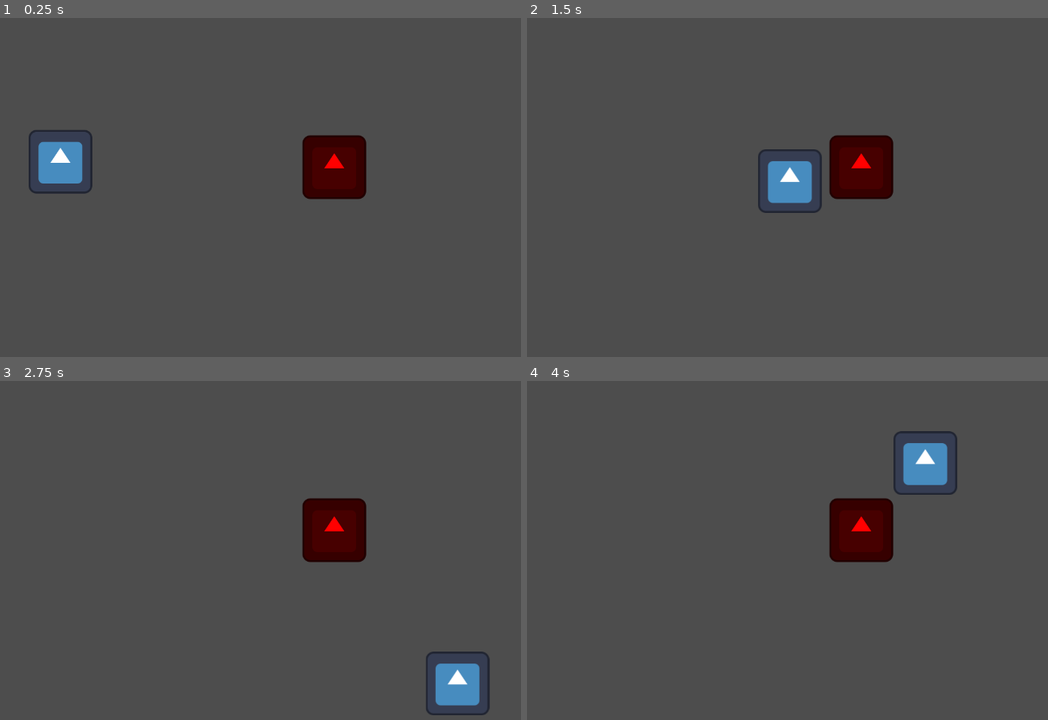
Above: before the commit, frames 1-4 (two rows, left to right).
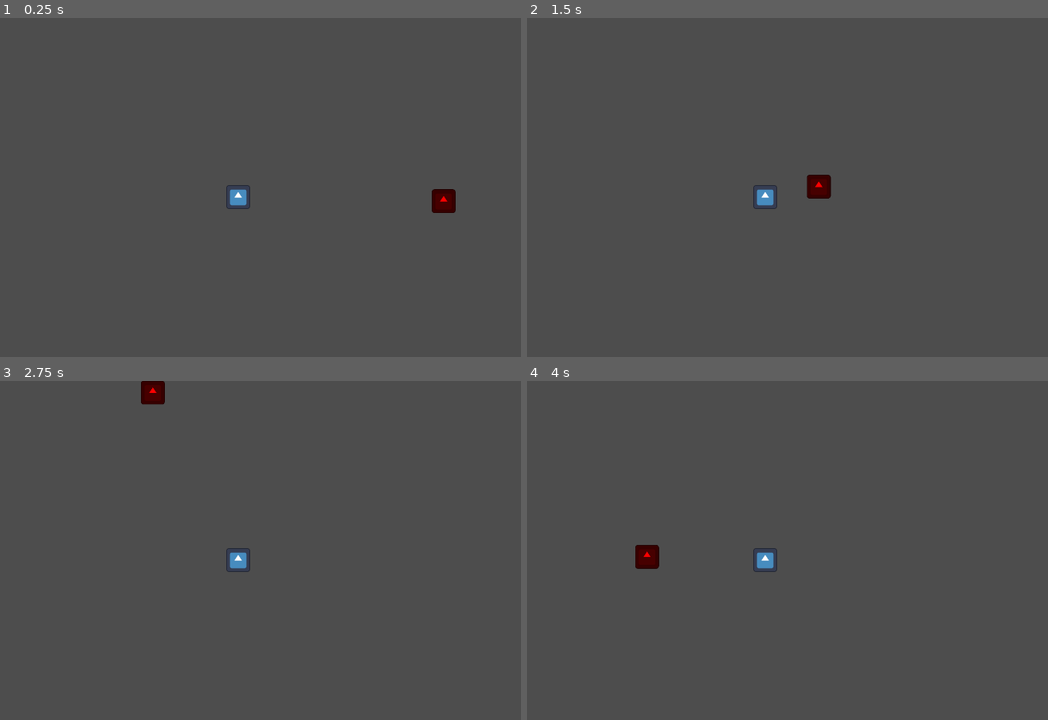
Above: after the commit, the same moments.

Repository: squiffel/slushie-defense
Game: Godot game, scene res://Levels/Level1.tscn
The game is run twice, just before and just after one commit, with the same random seed, the same clock (stepped at 60 frames per second) and the same inputs. The engine's default icon, where the game draws it, is replaced by a stand-in: a white triangle on a blue panel in a dark square.
Inputs:
- Up to frame 1 (0.25 s): no input
- Up to frame 2 (1.5 s): tap Enter at 0.5 s; hold Right (ui_right) 0.53-1.28 s; hold Down (ui_down) from 1.28 s (still down)
- Up to frame 3 (2.75 s): release Down (ui_down) at 2.03 s; hold Right (ui_right) from 2.03 s (still down)
- Up to frame 4 (4 s): release Right (ui_right) at 2.78 s; hold Up (ui_up) 2.78-3.53 s; hold Left (ui_left) from 3.53 s (still down)

The runs differ from the first frame. In frame 1, 4.2% of the frame differs, in the area x 5-88%, y 33-58%; in frame 2, 3.9%; in frame 3, 4.2%; in frame 4, 4.2%, in the area x 20-83%, y 14-57%.

Commit message:
Camera follows player

Diff:
--- /dev/null
+++ b/Autoload/Main.gd
@@ -0,0 +1,16 @@
+extends Node
+
+signal signal_add_player(player_node) # How we find the player
+
+var player_node : CharacterBody2D = null
+
+# Called when the node enters the scene tree for the first time.
+func _ready():
+	signal_add_player.connect(_on_signal_add_player)
+
+# Called every frame. 'delta' is the elapsed time since the previous frame.
+func _process(delta):
+	pass
+
+func _on_signal_add_player(pass_player_node):
+	player_node = pass_player_node
--- /dev/null
+++ b/Camera/Camera.gd
@@ -0,0 +1,15 @@
+extends Camera2D
+
+var follow_position = Vector2.ZERO
+
+func _ready():
+	# Main recieves a signal that the player node exists
+	# When the signal arrives it connects the player node custom "update position" signal to the camera
+	# Now the camera knows where the player is
+	Main.signal_add_player.connect(_on_player_add)
+
+func _on_player_add(pass_player):
+	pass_player.signal_share_player_position.connect(_update_position)
+
+func _update_position(set_position):
+	offset = set_position
--- /dev/null
+++ b/Camera/Camera.tscn
@@ -0,0 +1,6 @@
+[gd_scene load_steps=2 format=3 uid="uid://d05a21782kpoa"]
+
+[ext_resource type="Script" path="res://Camera/Camera.gd" id="1_y1c64"]
+
+[node name="Camera" type="Camera2D"]
+script = ExtResource("1_y1c64")
--- a/Enemy/Enemy.tscn
+++ b/Enemy/Enemy.tscn
@@ -1,14 +1,14 @@
-[gd_scene load_steps=4 format=3 uid="uid://t6yufejodsqn"]
+[gd_scene load_steps=4 format=3 uid="uid://digh6puar70w0"]
 
-[ext_resource type="Script" path="res://Enemy.gd" id="1_b7h2d"]
+[ext_resource type="Script" path="res://Enemy/Enemy.gd" id="1_k456f"]
 [ext_resource type="Texture2D" uid="uid://b0h3v5r3o5arf" path="res://icon.svg" id="2_y5ptu"]
 
 [sub_resource type="CapsuleShape2D" id="CapsuleShape2D_d6nnc"]
-radius = 64.0
-height = 128.0
+radius = 32.0
+height = 64.0
 
 [node name="Enemy" type="CharacterBody2D"]
-script = ExtResource("1_b7h2d")
+script = ExtResource("1_k456f")
 
 [node name="CollisionShape2D" type="CollisionShape2D" parent="."]
 z_index = 1
@@ -16,4 +16,5 @@
 
 [node name="Sprite2D" type="Sprite2D" parent="."]
 self_modulate = Color(1, 0, 0, 1)
+scale = Vector2(0.5, 0.5)
 texture = ExtResource("2_y5ptu")
--- a/Levels/Level1.tscn
+++ b/Levels/Level1.tscn
@@ -1,9 +1,12 @@
-[gd_scene load_steps=3 format=3 uid="uid://chejjmfnqqb3"]
+[gd_scene load_steps=4 format=3 uid="uid://chejjmfnqqb3"]
 
+[ext_resource type="PackedScene" uid="uid://d05a21782kpoa" path="res://Camera/Camera.tscn" id="1_0xhkv"]
 [ext_resource type="PackedScene" uid="uid://bj2450c708xsx" path="res://Player/Player.tscn" id="1_46qfd"]
-[ext_resource type="PackedScene" uid="uid://t6yufejodsqn" path="res://Enemy/Enemy.tscn" id="2_50snc"]
+[ext_resource type="PackedScene" uid="uid://digh6puar70w0" path="res://Enemy/Enemy.tscn" id="2_50snc"]
 
 [node name="Level1" type="Node2D"]
+
+[node name="Camera" parent="." instance=ExtResource("1_0xhkv")]
 
 [node name="Player" parent="." instance=ExtResource("1_46qfd")]
 position = Vector2(283, 289)
@@ -16,4 +19,4 @@
 [node name="StaticBody2D" type="StaticBody2D" parent="."]
 
 [node name="CollisionPolygon2D" type="CollisionPolygon2D" parent="StaticBody2D"]
-polygon = PackedVector2Array(0, 0, 1280, 0, 1280, 768, 0, 768, 0, 192, 128, 384, 64, 512, 192, 640, 256, 704, 320, 640, 640, 704, 896, 640, 1216, 704, 1152, 192, 1216, 64, 768, 128, 320, 64, 0, 192)
+polygon = PackedVector2Array(0, 0, 1920, 0, 1920, 1088, 0, 1088, 0, 192, 128, 384, 64, 512, 128, 1024, 256, 704, 320, 640, 512, 896, 1024, 1024, 1792, 1024, 1792, 320, 1792, 64, 768, 128, 320, 64, 0, 192)
--- a/Player.gd
+++ b/Player/Player.gd
@@ -1,6 +1,9 @@
 extends CharacterBody2D
 
+signal signal_share_player_position(player_position)
+
 @export var health : int = 100
+
 
 const MAX_SPEED : float = 500
 var ACCELERATION : float = 2000
@@ -8,7 +11,7 @@
 
 # Called when the node enters the scene tree for the first time.
 func _ready():
-	pass # Replace with function body.
+	Main.emit_signal("signal_add_player", self)
 
 # Called every frame
 func _physics_process(delta):
@@ -22,6 +25,8 @@
 	velocity = motion
 	# Move to the position unless it hits a collision then it will stop at the collision point
 	move_and_slide()
+	# Send out signal
+	emit_signal("signal_share_player_position", global_position)
 
 func get_input_axis():
 	var axis = Vector2.ZERO
--- a/Player/Player.tscn
+++ b/Player/Player.tscn
@@ -1,18 +1,19 @@
 [gd_scene load_steps=4 format=3 uid="uid://bj2450c708xsx"]
 
-[ext_resource type="Script" path="res://Player.gd" id="1_tuaua"]
+[ext_resource type="Script" path="res://Player/Player.gd" id="1_7gofj"]
 [ext_resource type="Texture2D" uid="uid://b0h3v5r3o5arf" path="res://icon.svg" id="2_n52h7"]
 
 [sub_resource type="CapsuleShape2D" id="CapsuleShape2D_nfwq5"]
-radius = 64.0
-height = 128.0
+radius = 32.0
+height = 64.0
 
 [node name="Player" type="CharacterBody2D"]
-script = ExtResource("1_tuaua")
+script = ExtResource("1_7gofj")
 
 [node name="CollisionShape2D" type="CollisionShape2D" parent="."]
 z_index = 1
 shape = SubResource("CapsuleShape2D_nfwq5")
 
 [node name="Sprite2D" type="Sprite2D" parent="."]
+scale = Vector2(0.5, 0.5)
 texture = ExtResource("2_n52h7")
--- a/project.godot
+++ b/project.godot
@@ -15,10 +15,15 @@
 config/features=PackedStringArray("4.1", "GL Compatibility")
 config/icon="res://icon.svg"
 
+[autoload]
+
+Main="*res://Autoload/Main.gd"
+
 [display]
 
 window/size/viewport_width=1280
 window/size/viewport_height=720
+window/stretch/scale=0.75
 
 [rendering]
 
Renamed: Enemy.gd -> Enemy/Enemy.gd
